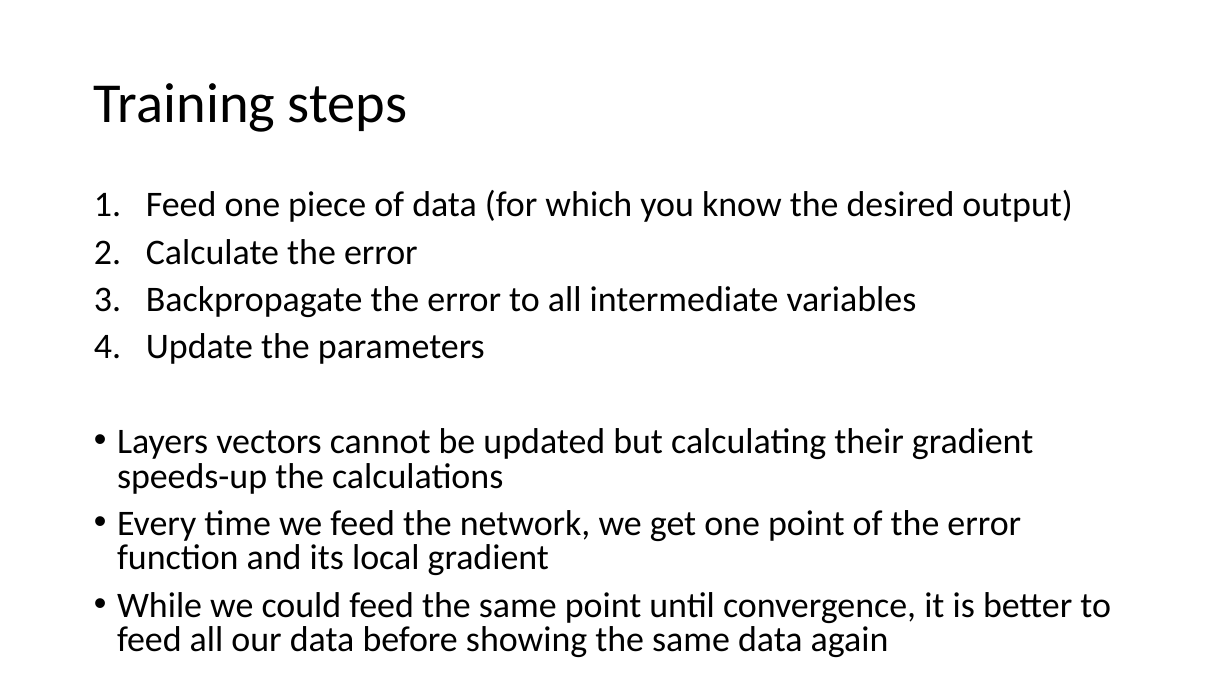
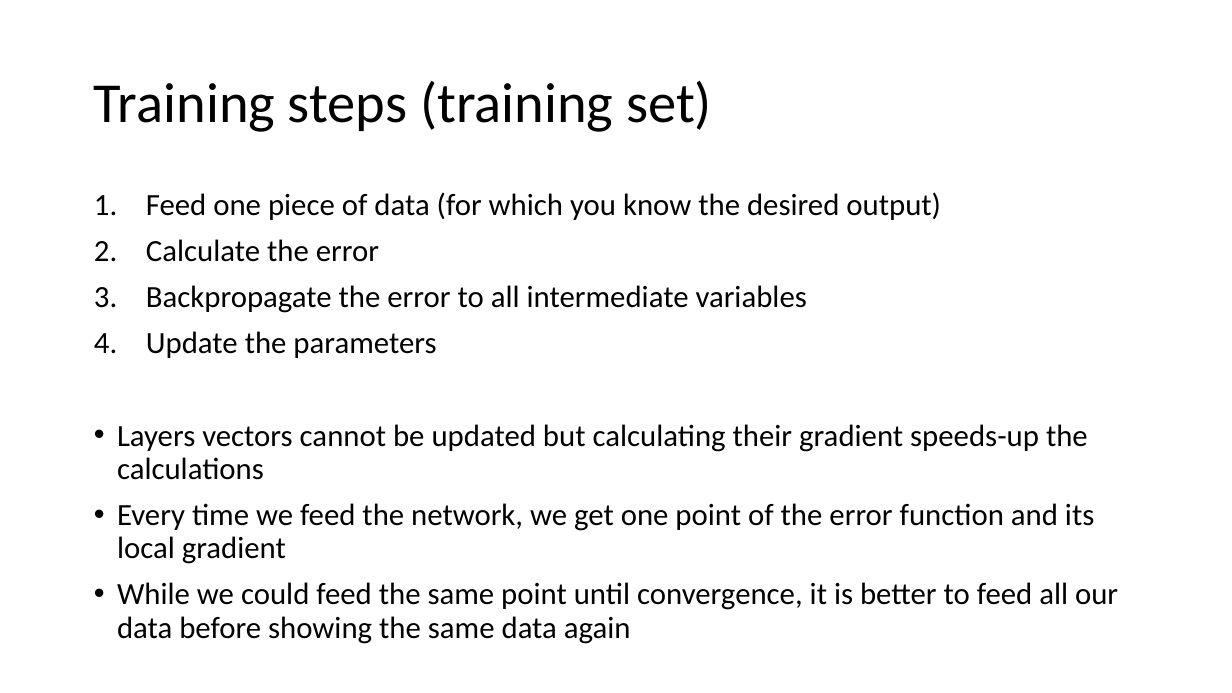
Before and after one commit to MICS-Lab/DeepLearningCourse, a slide deck: slide 32 of Slides_1.pptx. Drawn at 1232x693 pixels with LibreOffice and Linux fonts; fonts in the diff are those of the drawing. Boxes give left, top, right and bottom in pixels: in the first picture for what was removed or moved away, otherwise in the second. Text is boxed around its words. In the diff, an @@ line names an element or a change of style, - is before the commit and + after.

Commit message:
Activation function & training, validation and testing set slides

```diff
--- a/Slides_1.pptx
+++ b/Slides_1.pptx
@@ title at [94,81,712,132]: text changed @@
-Training steps
+Training steps (training set)
@@ text "Feed one piece of data ..." at [117,192,1118,644]: size 28 to 24 pt; line spacing 0.8 to 0.9 @@
```
Also in this commit, not shown: 3 other slides changed, 1 slide added.
